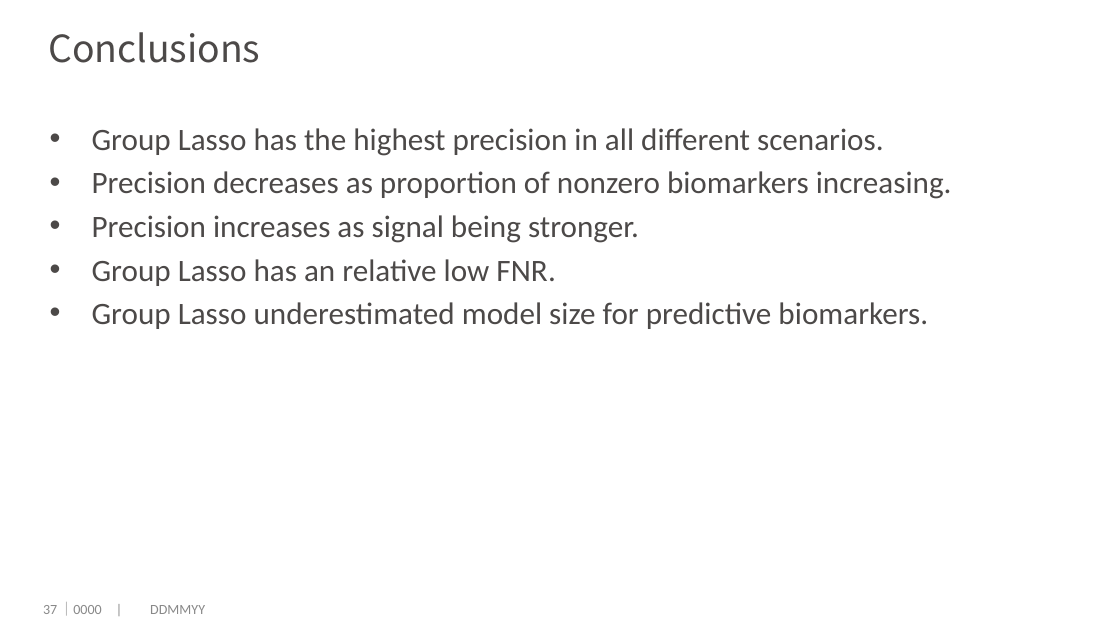
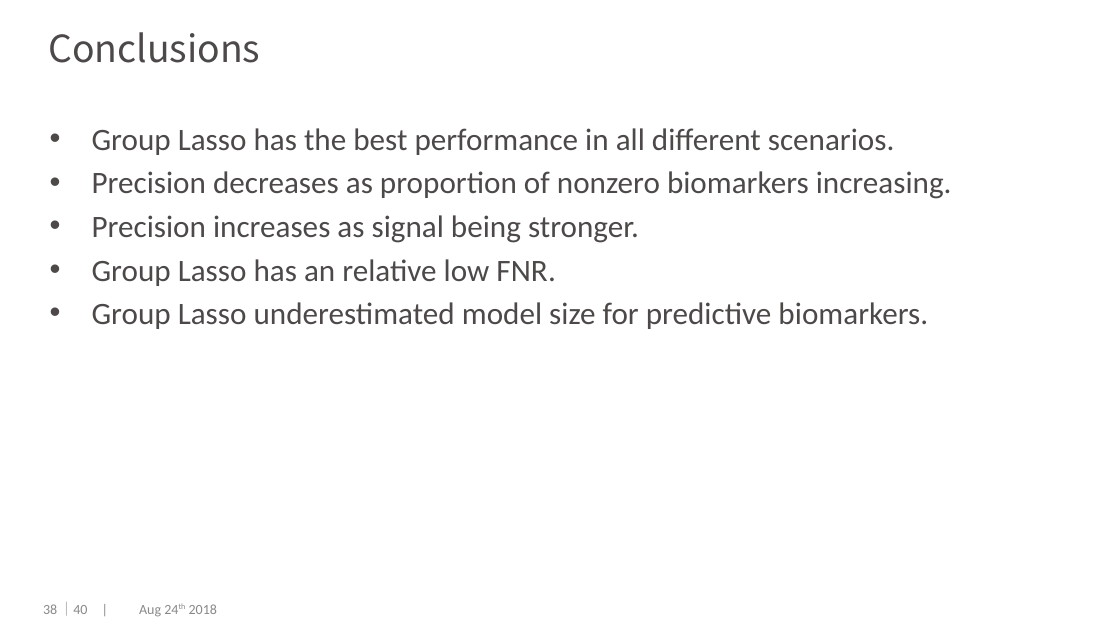
Before and after one commit to dengwx11/GroupLasso, a slide deck: slide 39 of manu & slides/Final.pptx (slide 38 before the commit). Drawn at 1120x630 pixels with LibreOffice and Linux fonts; fonts in the diff are those of the drawing; background and template pictures are left out. Boxes give left, top, right and bottom in pixels: in the first picture for what was removed or moved away, otherwise in the second. Text is boxed around its words. In the diff, an @@ line names an element or a change of style, - is before the commit and + after.

```diff
--- a/manu & slides/Final.pptx
+++ b/manu & slides/Final.pptx
@@ text at [92, 128, 895, 155]: text changed @@
-• Group Lasso has the highest precision in all different scenarios.
+• Group Lasso has the best performance in all different scenarios.
@@ page number at [43, 604, 57, 614]: text changed @@
-37
+38
@@ text at [59, 602, 217, 617]: text changed @@
-｜0000 | DDMMYY
+｜40 | Aug 24th 2018
```
Also in this commit, not shown: 32 other slides changed, 7 slides added, 6 slides removed, 11 other files.
